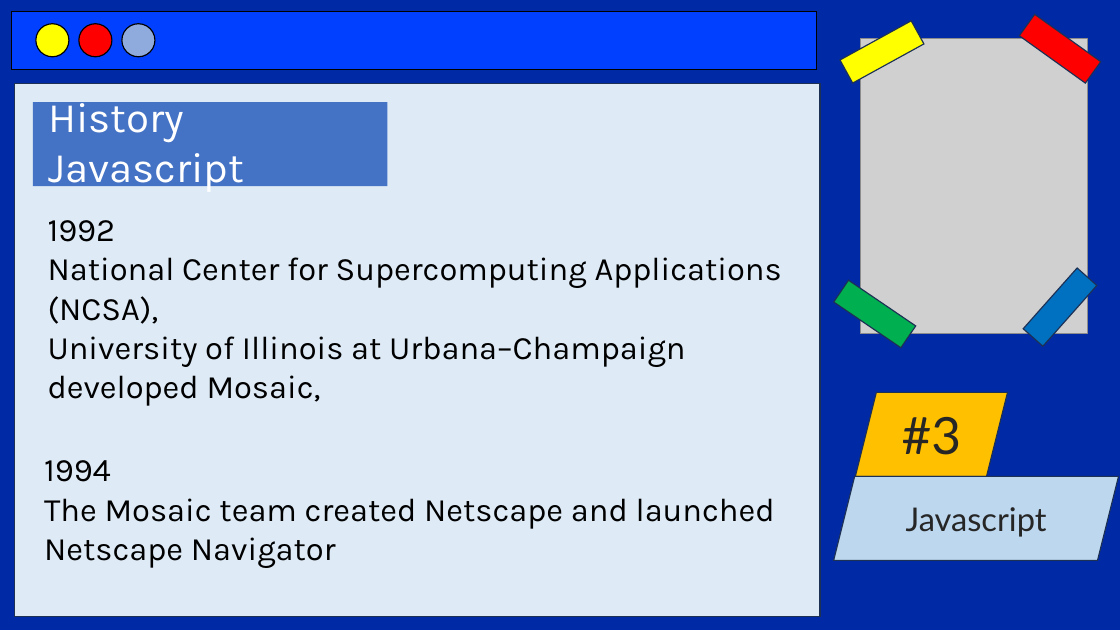
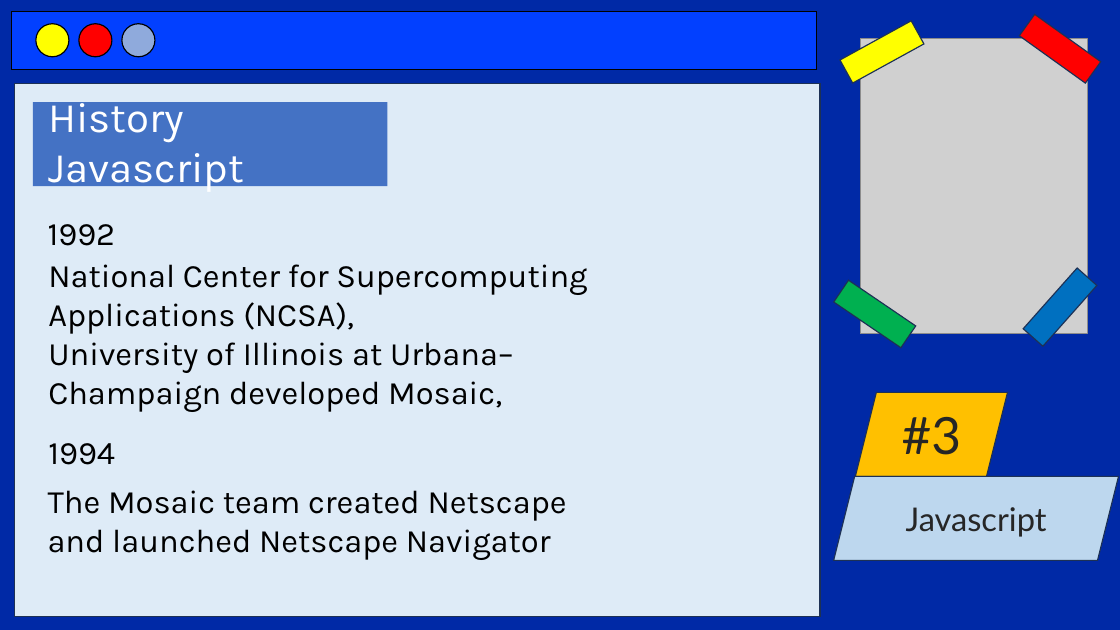
Before and after one commit to codewithjoees/courses-software-developer-complete, a slide deck: slide 18 of ppt/3.javascript-nodejs/javascript.pptx. Drawn at 1120x630 pixels with LibreOffice and Linux fonts; fonts in the diff are those of the drawing; grey boxes stand for pictures. Boxes give left, top, right and bottom in pixels: in the first picture for what was removed or moved away, otherwise in the second. Text is boxed around its words. In the diff, an @@ line names an element or a change of style, - is before the commit and + after.

```diff
--- a/ppt/3.javascript-nodejs/javascript.pptx
+++ b/ppt/3.javascript-nodejs/javascript.pptx
@@ text at (48,220,116,242): paragraph removed @@
-1992
@@ text added at (48,224,116,246), 28 pt, text #000000 @@
+1992
@@ text "National Center for Supercomputing Applications ...": place and size @@
-text "National Center for Supercomputing Applications ..." at (48,220,782,406)
+text "National Center for Supercomputing Applications ..." at (48,264,587,412)
@@ text "National Center for Supercomputing Applications ..." at (48,264,587,412): vertical alignment middle to top @@
@@ text added at (48,443,115,465), 28 pt, text #000000 @@
+1994
@@ text "The Mosaic team created Netscape ..." at (48,490,567,560): vertical alignment middle to top @@
@@ text "The Mosaic team created Netscape ...": place and size @@
-text "The Mosaic team created Netscape ..." at (44,460,775,568)
+text "The Mosaic team created Netscape ..." at (48,490,567,560)
@@ text at (44,460,111,482): paragraph removed @@
-1994
```
Also in this commit, not shown: 4 other slides changed, 5 other files.
